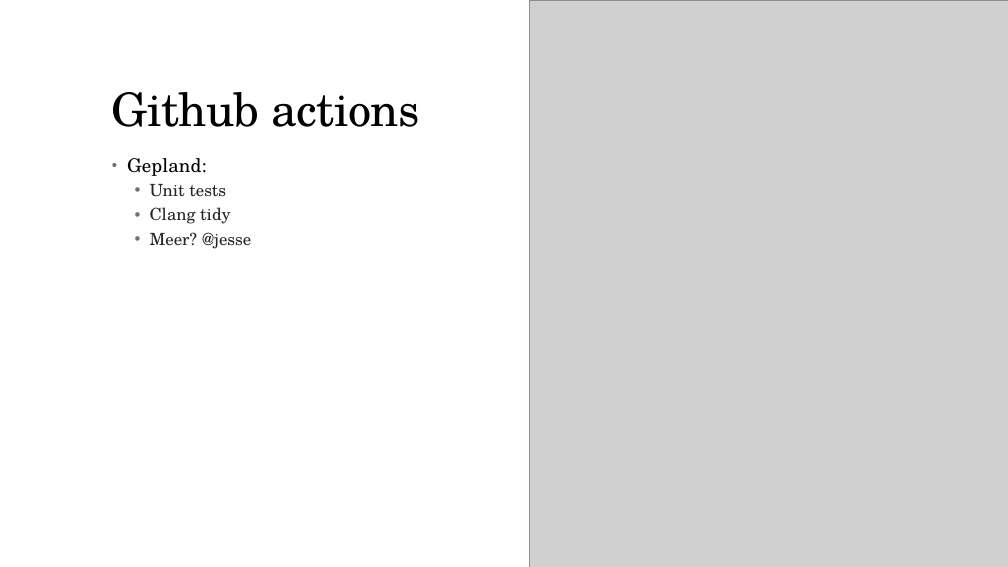
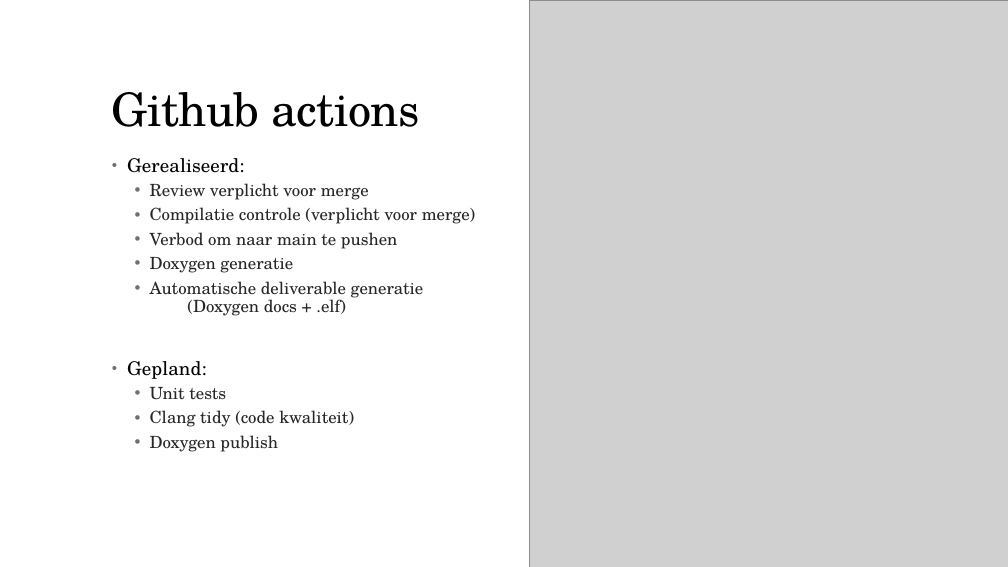
Before and after one commit to JesseSwildens/Software-ontwikkeling-VESOFTON, a slide deck: slide 12 of docs/Pitch Project Startup.pptx (slide 11 before the commit). Drawn at 1008x567 pixels with LibreOffice and Linux fonts; fonts in the diff are those of the drawing; grey boxes stand for pictures. Boxes give left, top, right and bottom in pixels: in the first picture for what was removed or moved away, otherwise in the second. Text is boxed around its words. In the diff, an @@ line names an element or a change of style, - is before the commit and + after.

```diff
--- a/docs/Pitch Project Startup.pptx
+++ b/docs/Pitch Project Startup.pptx
@@ text at <box>127,158,476,316</box>: paragraphs added @@
+• Gerealiseerd:
+  • Review verplicht voor merge
+  • Compilatie controle (verplicht voor merge)
+  • Verbod om naar main te pushen
+  • Doxygen generatie
+  • Automatische deliverable generatie
+    (Doxygen docs + .elf)
@@ text at <box>150,410,354,452</box>: text changed @@
-  • Clang tidy
-  • Meer? @jesse
+  • Clang tidy (code kwaliteit)
+  • Doxygen publish
```
Also in this commit, not shown: 5 other slides changed, 1 slide added.
